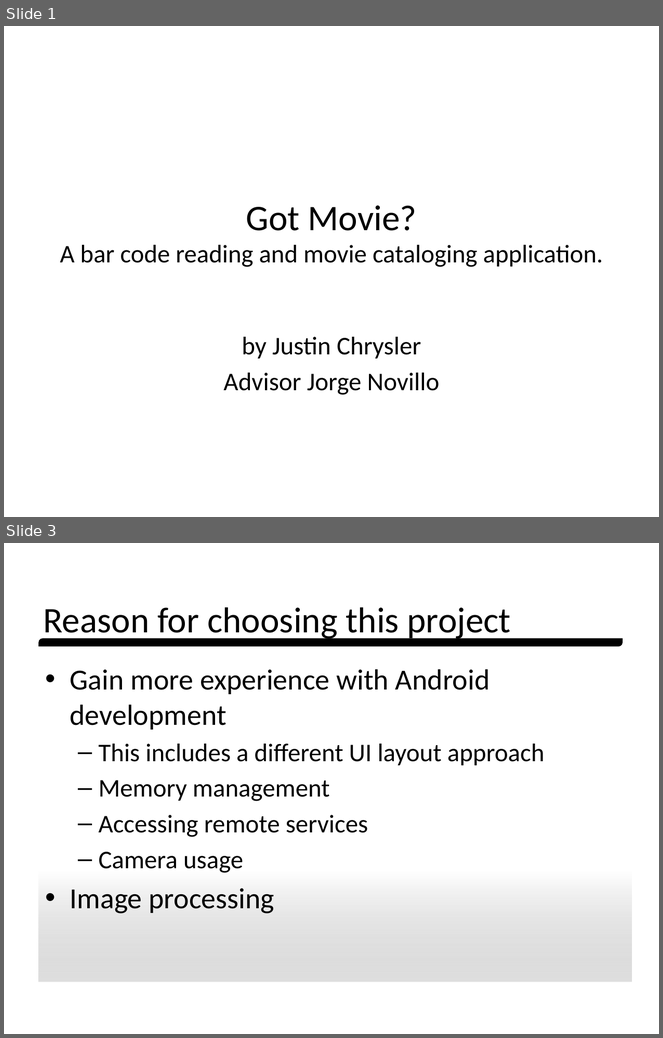
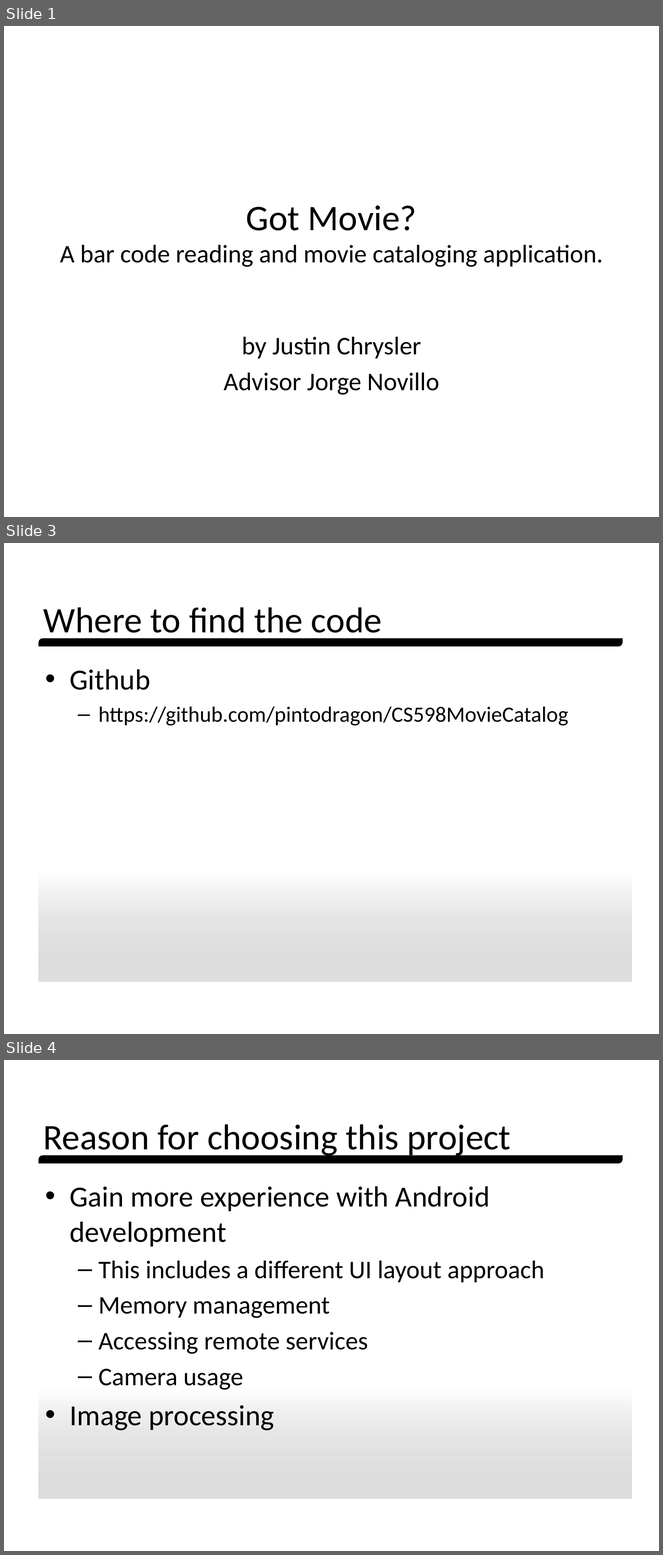
Before and after one commit to pintodragon/CS598MovieCatalog, a slide deck: src/docs/Presentation/Got Movie Presentation.pptx. Shown one above the other, each under a label of ours: slides 1 and 3 before the commit, slides 1, 3 and 4 after it; the slides between them are not shown. The pictures are 663x1038 and 663x1555 pixels, drawn with LibreOffice and Linux fonts; fonts in the diff are those of the drawing; background and template pictures are left out. Boxes give left, top, right and bottom in pixels: in the first picture for what was removed or moved away, otherwise in the second. Text is boxed around its words. In the diff, an @@ line names an element or a change of style, - is before the commit and + after.

```diff
--- a/src/docs/Presentation/Got Movie Presentation.pptx
+++ b/src/docs/Presentation/Got Movie Presentation.pptx
@@ slide 3 added at box(4, 543, 659, 1034), background picture (left out) @@
@@ title added at box(44, 607, 382, 642), 39.6 pt, text #000000 @@
+Where to find the code
@@ round diag rect added at box(39, 639, 623, 646), fill #000000 @@
@@ text added at box(39, 657, 632, 982), fill gradient #A6A6A6 to #D9D9D9, 24 pt, text #000000 @@
+• Github
+  – https://github.com/pintodragon/CS598MovieCatalog
@@ what was slide 3 is now slide 4 @@
```
Also in this commit, not shown: 5 slides changed, 2 other slides added.
